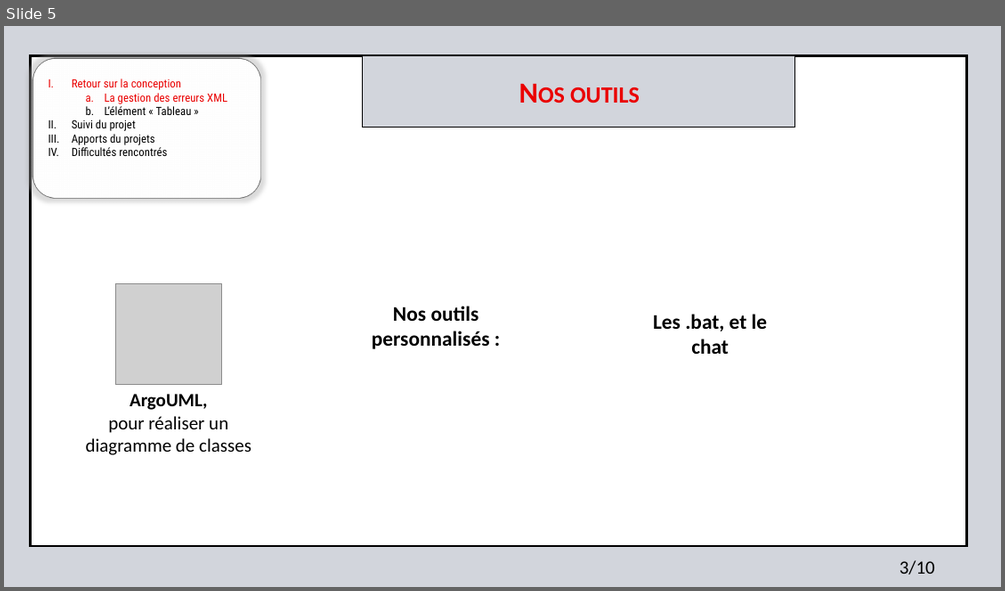
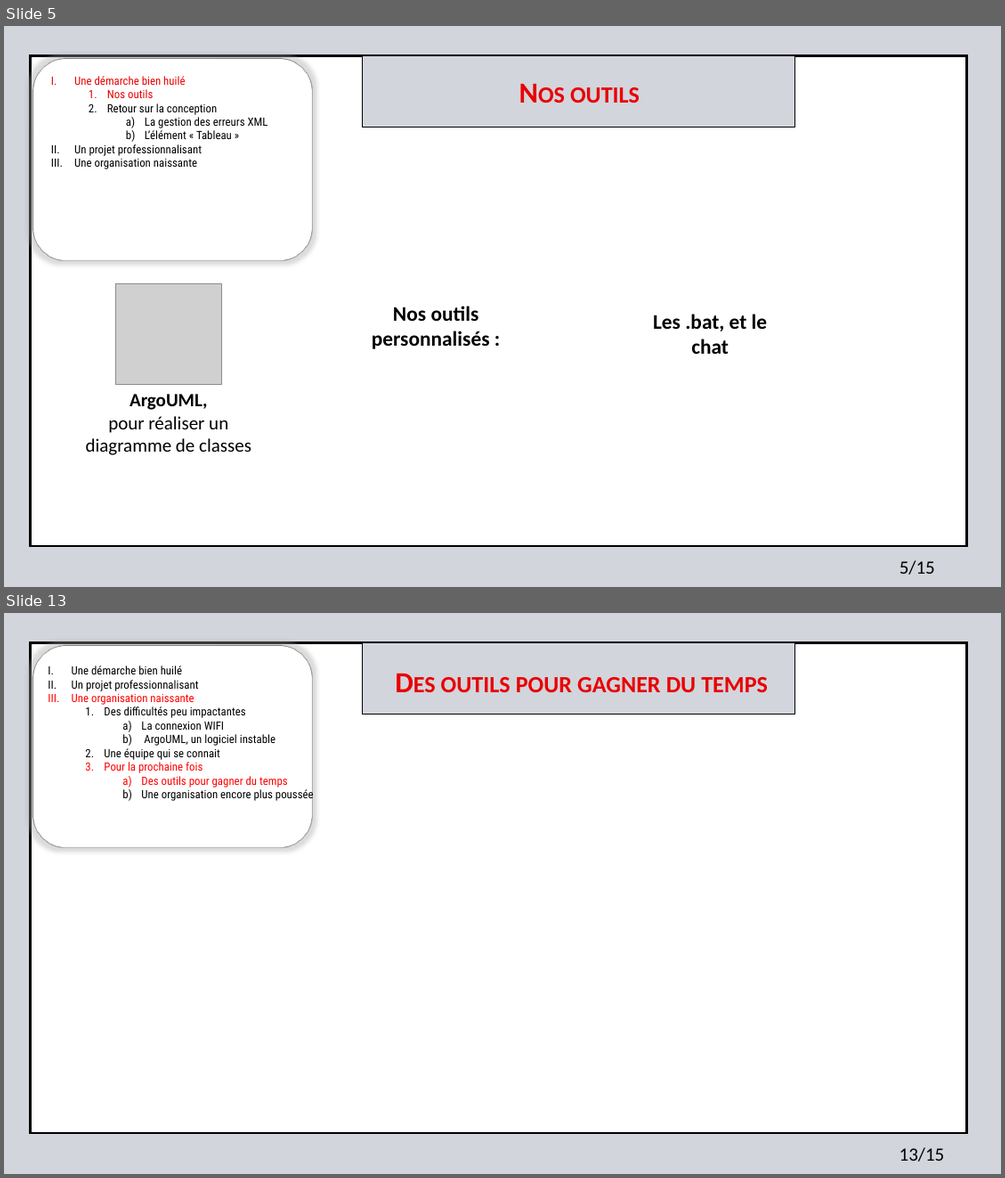
Before and after one commit to jonatjano/formulaire, a slide deck: text/Diaporama_Soutenance_projet_tutore_Bernouy_Deloison_Dewilde_Malet_Selle.pptx. Shown one above the other, each under a label of ours: slide 5 before the commit, slides 5 and 13 after it; the slides between them are not shown. The pictures are 1005x591 and 1005x1178 pixels, drawn with LibreOffice and Linux fonts; fonts in the diff are those of the drawing; grey boxes stand for pictures; background and template pictures are left out. Boxes give left, top, right and bottom in pixels: in the first picture for what was removed or moved away, otherwise in the second. Text is boxed around its words. In the diff, an @@ line names an element or a change of style, - is before the commit and + after.

```diff
--- a/text/Diaporama_Soutenance_projet_tutore_Bernouy_Deloison_Dewilde_Malet_Selle.pptx
+++ b/text/Diaporama_Soutenance_projet_tutore_Bernouy_Deloison_Dewilde_Malet_Selle.pptx
@@ slide 13 added at [4,613,1001,1174], background #D2D5DC; not listed: 4 template elements that a slide beside it also shows @@
@@ text added at [72,666,314,802], 11 pt, text #000000 @@
+I. Une démarche bien huilé
+II. Un projet professionnalisant
+III. Une organisation naissante
+  1. Des difficultés peu impactantes
+    a) La connexion WIFI
+    b) ArgoUML, un logiciel instable
+  2. Une équipe qui se connait
+  3. Pour la prochaine fois
+    a) Des outils pour gagner du temps
+    b) Une organisation encore plus poussée
@@ text added at [141,776,288,787], 28 pt, text #EA0000, bold, small capitals @@
+Des outils pour gagner du temps
@@ text added at [899,1147,945,1161], 18 pt, text #000000 @@
+13/15
@@ slide 5 changed as well @@
@@ rounded rectangle removed at [32,58,260,198] @@
@@ rounded rectangle added at [32,58,311,260], fill #FFFFFF, outline #000000 1 pt @@
@@ text at [74,76,185,85]: paragraphs added @@
+I. Une démarche bien huilé
+  1. Nos outils
@@ text at [107,103,268,139]: text colour #EA0000 to #000000 in "Retour sur la conception", "La gestion des erreurs XML"; bullet I. to 1.; list level 1 to 2 in "Retour sur la conception"; bullet a. to a); list level 2 to 3 in "La gestion des erreurs XML"; list level 2 to 3 in "L’élément « Tableau »" @@
@@ text at [74,144,202,169]: text changed @@
-II. Suivi du projet
-III. Apports du projets
-IV. Difficultés rencontrés
+II. Un projet professionnalisant
+III. Une organisation naissante
@@ text at [899,560,935,574]: text changed @@
-3/10
+5/15
```
Also in this commit, not shown: 7 other slides changed, 6 other slides added, 1 slide removed.
